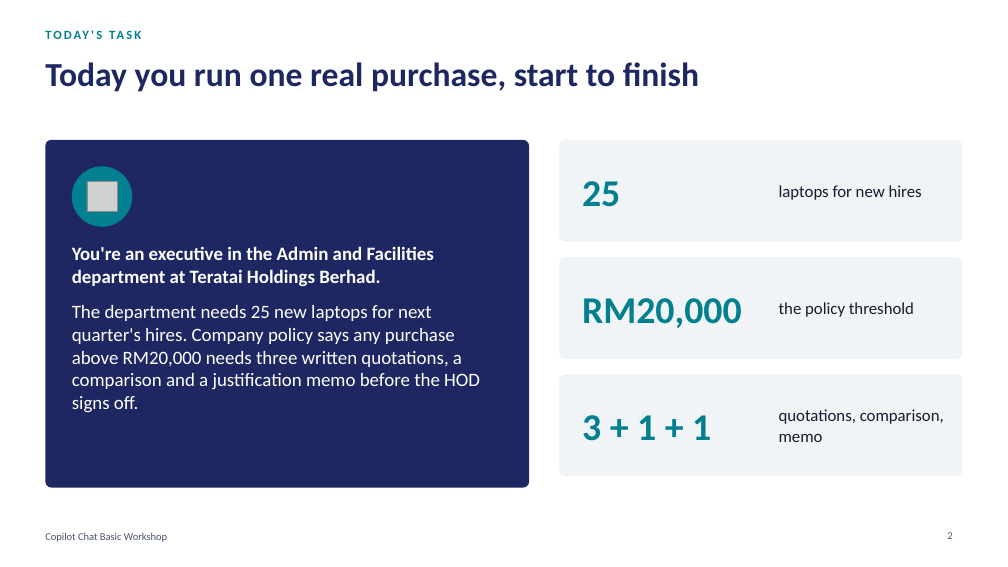
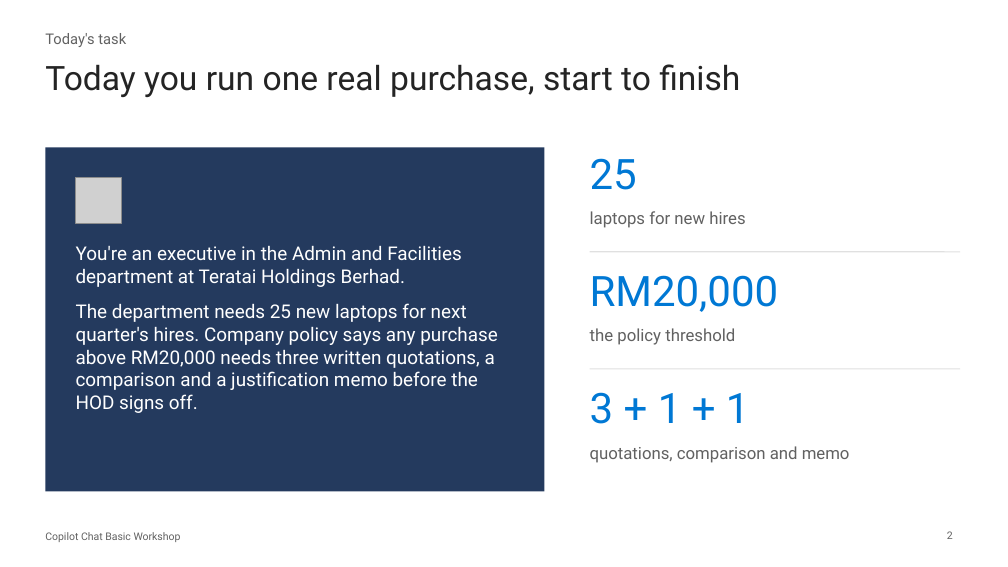
Before and after one commit to Asraf-JS/Copilot-Chat-Basic-Workshop, a slide deck: slide 2 of Copilot-Chat-Basic-Workshop-Deck.pptx. Drawn at 1008x567 pixels with LibreOffice and Linux fonts; fonts in the diff are those of the drawing; grey boxes stand for pictures. Boxes give left, top, right and bottom in pixels: in the first picture for what was removed or moved away, otherwise in the second. Text is boxed around its words. In the diff, an @@ line names an element or a change of style, - is before the commit and + after.

```diff
--- a/Copilot-Chat-Basic-Workshop-Deck.pptx
+++ b/Copilot-Chat-Basic-Workshop-Deck.pptx
@@ text at <box>45,33,126,47</box>: text changed; size 12 to 14 pt; font Calibri to Roboto; text colour #028090 to #616161; bold off @@
-TODAY'S TASK
+Today's task
@@ title "Today you run one real ..." at <box>45,64,740,97</box>: font Calibri to Roboto, text colour #1E2761 to #242424, bold off @@
@@ rectangle: place and size @@
-rectangle at <box>45,140,529,488</box>
+rectangle at <box>45,147,544,492</box>
@@ rectangle at <box>45,147,544,492</box>: rounded rectangle to rectangle; fill #1E2761 to #243A5E @@
@@ rounded rectangle removed at <box>560,140,963,242</box> @@
@@ text "25": place and size @@
-text "25" at <box>582,181,620,207</box>
+text "25" at <box>590,158,637,190</box>
@@ ellipse removed at <box>72,166,132,227</box> @@
@@ picture added at <box>76,178,121,223</box> @@
@@ picture removed at <box>87,181,117,212</box> @@
@@ text "laptops for new hires": place and size @@
-text "laptops for new hires" at <box>779,185,922,200</box>
+text "laptops for new hires" at <box>590,211,745,228</box>
@@ text "laptops for new hires" at <box>590,211,745,228</box>: font Calibri to Roboto, text colour #1A1A2E to #616161; vertical alignment middle to top @@
@@ text "You're an executive in the ..." at <box>76,246,498,413</box>: font Calibri to Roboto; bold off in "You're an executive in the Admin and ..." @@
@@ rounded rectangle removed at <box>560,257,963,359</box> @@
@@ text "RM20,000": place and size @@
-text "RM20,000" at <box>582,298,742,328</box>
+text "RM20,000" at <box>590,275,779,312</box>
@@ line added from (590, 252) to (960, 252), #E0E0E0 1 pt @@
@@ text "the policy threshold" at <box>590,328,735,345</box>: font Calibri to Roboto, text colour #1A1A2E to #616161; vertical alignment middle to top @@
@@ text "the policy threshold": place and size @@
-text "the policy threshold" at <box>779,302,914,317</box>
+text "the policy threshold" at <box>590,328,735,345</box>
@@ rounded rectangle removed at <box>560,374,963,476</box> @@
@@ size 36 to 40 pt, font Calibri to Roboto, text colour #028090 to #0078D4, bold off; vertical alignment middle to top in 3 elements at <box>590,158,637,190</box>, <box>590,275,779,312</box>, <box>590,392,750,424</box> @@
@@ text "3 + 1 + 1": place and size @@
-text "3 + 1 + 1" at <box>582,415,711,441</box>
+text "3 + 1 + 1" at <box>590,392,750,424</box>
@@ line added from (590, 369) to (960, 369), #E0E0E0 1 pt @@
@@ text at <box>590,446,850,463</box>: text changed; font Calibri to Roboto; text colour #1A1A2E to #616161 @@
-quotations, comparison, memo
+quotations, comparison and memo
@@ text "quotations, comparison and memo" at <box>590,446,850,463</box>: vertical alignment middle to top @@
@@ text "Copilot Chat Basic Workshop" at <box>45,532,181,542</box>: font Calibri to Roboto, text colour #4A5568 to #616161 @@
@@ page number at <box>947,531,953,539</box>: font Calibri to Roboto, text colour #4A5568 to #616161 @@
```
Also in this commit, not shown: 49 other slides changed, 2 other files.
